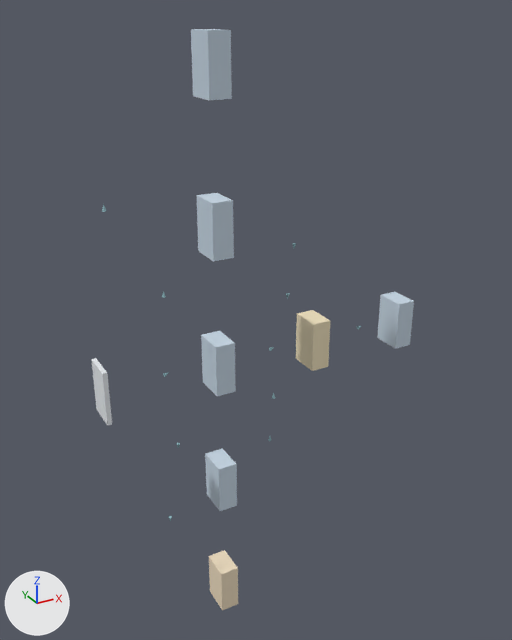
A saved change to the glTF model docs/gallery/aspp.glb.
Both versions are drawn from a 50 mm lens placed at (-7.3, -28.5, 1.9), pointed at (8.2, -0.3, -12.2). The axes (+X, +Y, +Z) are drawn at lower left. The lights are the same throughout. The first picture is the older version.

The older version as bpy lines, for what is in view:
```python
ob_1_1_conv___256_channels = bpy.data.objects.new('1×1 Conv · 256 channels', me_b0_1)
ob_1_1_conv___256_channels.location = (0.0, 0.0, 0.0)
ob_1_1_projection = bpy.data.objects.new('1×1 projection', me_proj_1)
ob_1_1_projection.location = (0.0, 0.0, 0.0)
ob_3_3_rate12___256_channels = bpy.data.objects.new('3×3 rate12 · 256 channels', me_b2_1)
ob_3_3_rate12___256_channels.location = (0.0, 0.0, 0.0)
ob_3_3_rate18___256_channels = bpy.data.objects.new('3×3 rate18 · 256 channels', me_b3_1)
ob_3_3_rate18___256_channels.location = (0.0, 0.0, 0.0)
ob_3_3_rate6___256_channels = bpy.data.objects.new('3×3 rate6 · 256 channels', me_b1_1)
ob_3_3_rate6___256_channels.location = (0.0, 0.0, 0.0)
ob_concatenate___5_branches = bpy.data.objects.new('Concatenate · 5 branches', me_cat_1)
ob_concatenate___5_branches.location = (0.0, 0.0, 0.0)
ob_features = bpy.data.objects.new('Features', me_x_1)
ob_features.location = (0.0, 0.0, 0.0)
ob_image_pooling___project___resize = bpy.data.objects.new('Image pooling · project + resize', me_b4_1)
ob_image_pooling___project___resize.location = (0.0, 0.0, 0.0)
```
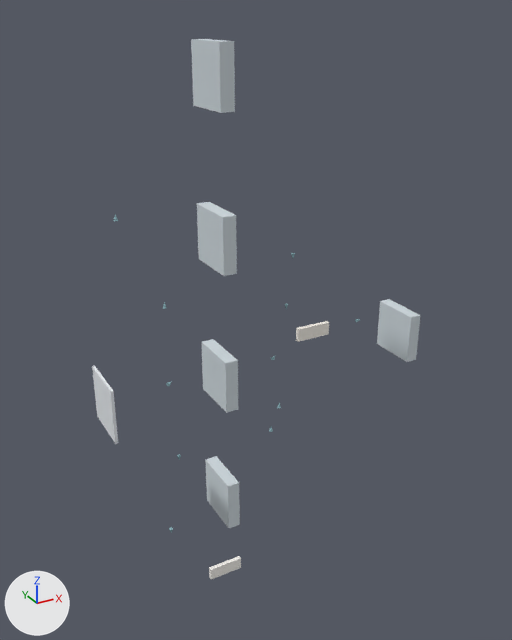
Changed parts and their boxes (x1, y1, x2, y2) in the pictures (512 x 640 px):
'1×1 Conv · 256 channels', moved, rescaled (7% wider)
    before: (191, 29, 232, 100)
    after: (191, 39, 235, 113)
'3×3 rate6 · 256 channels', moved, rescaled (9% taller)
    before: (196, 193, 234, 261)
    after: (197, 202, 237, 276)
'3×3 rate12 · 256 channels', moved, rescaled (14% taller)
    before: (201, 331, 236, 396)
    after: (201, 339, 238, 413)
'1×1 projection', moved, rescaled (16% wider, 10% taller)
    before: (377, 292, 414, 349)
    after: (377, 299, 420, 362)
'3×3 rate18 · 256 channels', moved, rescaled (9% wider, 14% taller)
    before: (205, 448, 237, 511)
    after: (205, 456, 240, 528)
'Concatenate · 5 branches', moved, rescaled (65% shorter)
    before: (296, 310, 330, 371)
    after: (296, 321, 329, 342)
'Image pooling · project + resize', recoloured, moved, rescaled (10% wider, 61% shorter)
    before: (209, 550, 238, 611)
    after: (209, 556, 241, 579)
'Features', moved, rescaled (23% wider, 14% taller)
    before: (91, 358, 112, 426)
    after: (92, 366, 118, 444)

Edits to the bpy script that builds the scene:
```text
Change mat_gap:
    mat_gap.base_color: (0.843, 0.71, 0.518) -> (0.902, 0.878, 0.835)  # beige #eddbbf -> white #f4f1ec
Change me_x_1:
    used by ob_features; location = (0.0, 0.0, 0.0)
    remove me_x_1.from_pydata(...)  # 8 vertices, 12 faces; spans x 0.0..0.22, y -1.6..0.0, z -15.08..-12.48
    add me_x_1.from_pydata(...)  # 8 vertices, 12 faces; spans x 0.0..0.13, y -2.6..0.0, z -15.45..-12.85
    me_x_1 part 1: the whole mesh is scaled about its middle by (0.591, 1.62, 1), then moved by (-0.05, -0.5, -0.37)
Change me_b0_1:
    used by ob_1_1_conv___256_channels; location = (0.0, 0.0, 0.0)
    remove me_b0_1.from_pydata(...)  # 8 vertices, 12 faces; spans x 5.4..6.4, y -1.6..0.0, z -1.48..1.12
    add me_b0_1.from_pydata(...)  # 8 vertices, 12 faces; spans x 5.4..6.03, y -2.6..0.0, z -1.85..0.75
    me_b0_1 part 2: the whole mesh is scaled about its middle by (0.63, 1.62, 1), then moved by (-0.18, -0.5, -0.37)
Change me_b1_1:
    used by ob_3_3_rate6___256_channels; location = (0.0, 0.0, 0.0)
    remove me_b1_1.from_pydata(...)  # 8 vertices, 12 faces; spans x 5.4..6.4, y -1.6..0.0, z -8.28..-5.68
    add me_b1_1.from_pydata(...)  # 8 vertices, 12 faces; spans x 5.4..6.03, y -2.6..0.0, z -8.65..-6.05
    me_b1_1 part 3: the whole mesh is scaled about its middle by (0.63, 1.62, 1), then moved by (-0.18, -0.5, -0.37)
Change me_b2_1:
    used by ob_3_3_rate12___256_channels; location = (0.0, 0.0, 0.0)
    remove me_b2_1.from_pydata(...)  # 8 vertices, 12 faces; spans x 5.4..6.4, y -1.6..0.0, z -15.08..-12.48
    add me_b2_1.from_pydata(...)  # 8 vertices, 12 faces; spans x 5.4..6.03, y -2.6..0.0, z -15.45..-12.85
    me_b2_1 part 4: the whole mesh is scaled about its middle by (0.63, 1.62, 1), then moved by (-0.18, -0.5, -0.37)
Change me_b3_1:
    used by ob_3_3_rate18___256_channels; location = (0.0, 0.0, 0.0)
    remove me_b3_1.from_pydata(...)  # 8 vertices, 12 faces; spans x 5.4..6.4, y -1.6..0.0, z -21.88..-19.28
    add me_b3_1.from_pydata(...)  # 8 vertices, 12 faces; spans x 5.4..6.03, y -2.6..0.0, z -22.25..-19.65
    me_b3_1 part 5: the whole mesh is scaled about its middle by (0.63, 1.62, 1), then moved by (-0.18, -0.5, -0.37)
Change me_b4_1:
    used by ob_image_pooling___project___resize; location = (0.0, 0.0, 0.0)
    remove me_b4_1.from_pydata(...)  # 8 vertices, 12 faces; spans x 5.4..6.4, y -1.6..0.0, z -28.68..-26.08
    add me_b4_1.from_pydata(...)  # 8 vertices, 12 faces; spans x 5.4..7.3, y -0.22..0.0, z -27.6..-26.9
    me_b4_1 part 6: the whole mesh is scaled about its middle by (1.9, 0.137, 0.269), then moved by (0.45, 0.69, 0.13)
Change me_cat_1:
    used by ob_concatenate___5_branches; location = (0.0, 0.0, 0.0)
    remove me_cat_1.from_pydata(...)  # 8 vertices, 12 faces; spans x 10.8..11.8, y -1.6..0.0, z -15.08..-12.48
    add me_cat_1.from_pydata(...)  # 8 vertices, 12 faces; spans x 10.8..12.7, y -0.22..0.0, z -14.0..-13.3
    me_cat_1 part 7: the whole mesh is scaled about its middle by (1.9, 0.137, 0.269), then moved by (0.45, 0.69, 0.13)
Change me_proj_1:
    used by ob_1_1_projection; location = (0.0, 0.0, 0.0)
    remove me_proj_1.from_pydata(...)  # 8 vertices, 12 faces; spans x 16.2..17.2, y -1.6..0.0, z -15.08..-12.48
    add me_proj_1.from_pydata(...)  # 8 vertices, 12 faces; spans x 16.2..16.83, y -2.6..0.0, z -15.45..-12.85
    me_proj_1 part 8: the whole mesh is scaled about its middle by (0.63, 1.62, 1), then moved by (-0.19, -0.5, -0.37)
```
